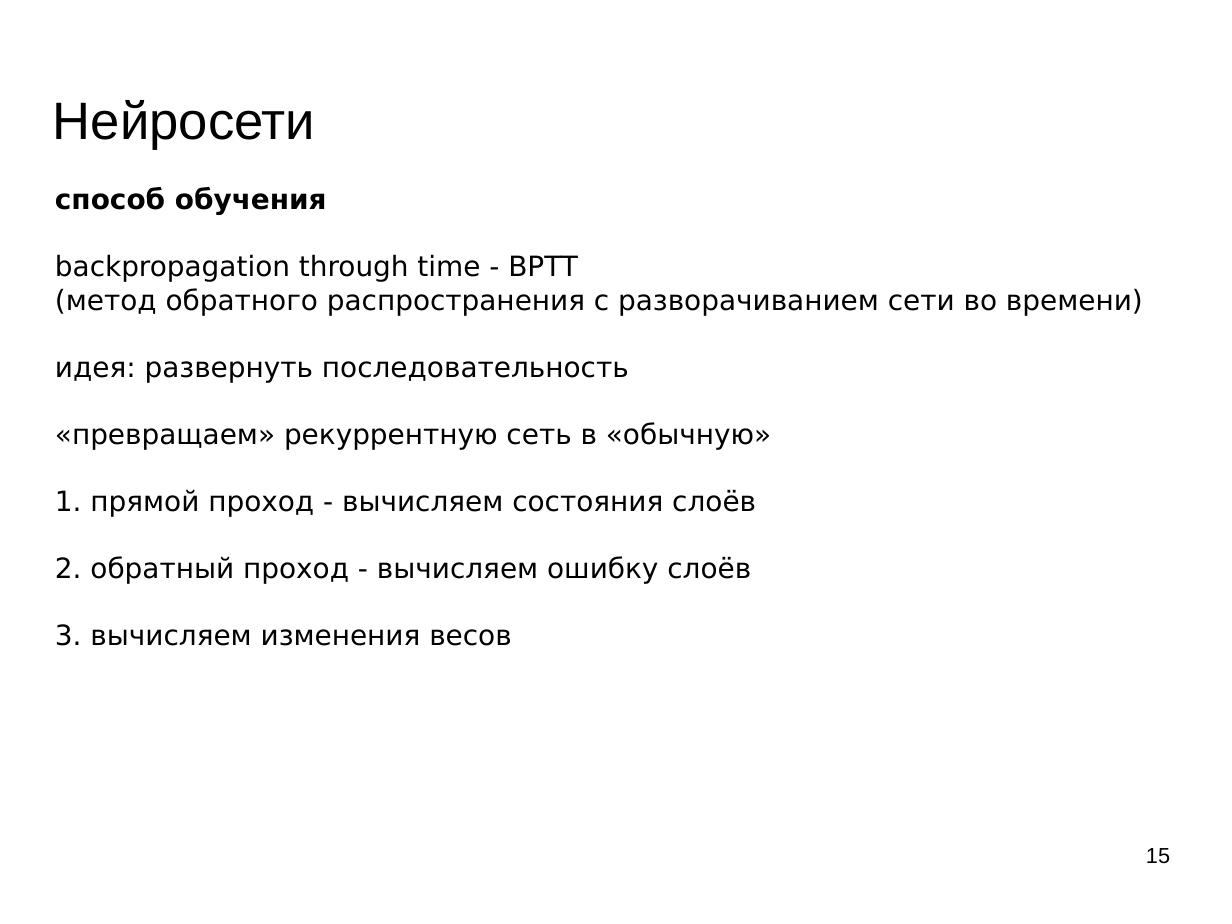
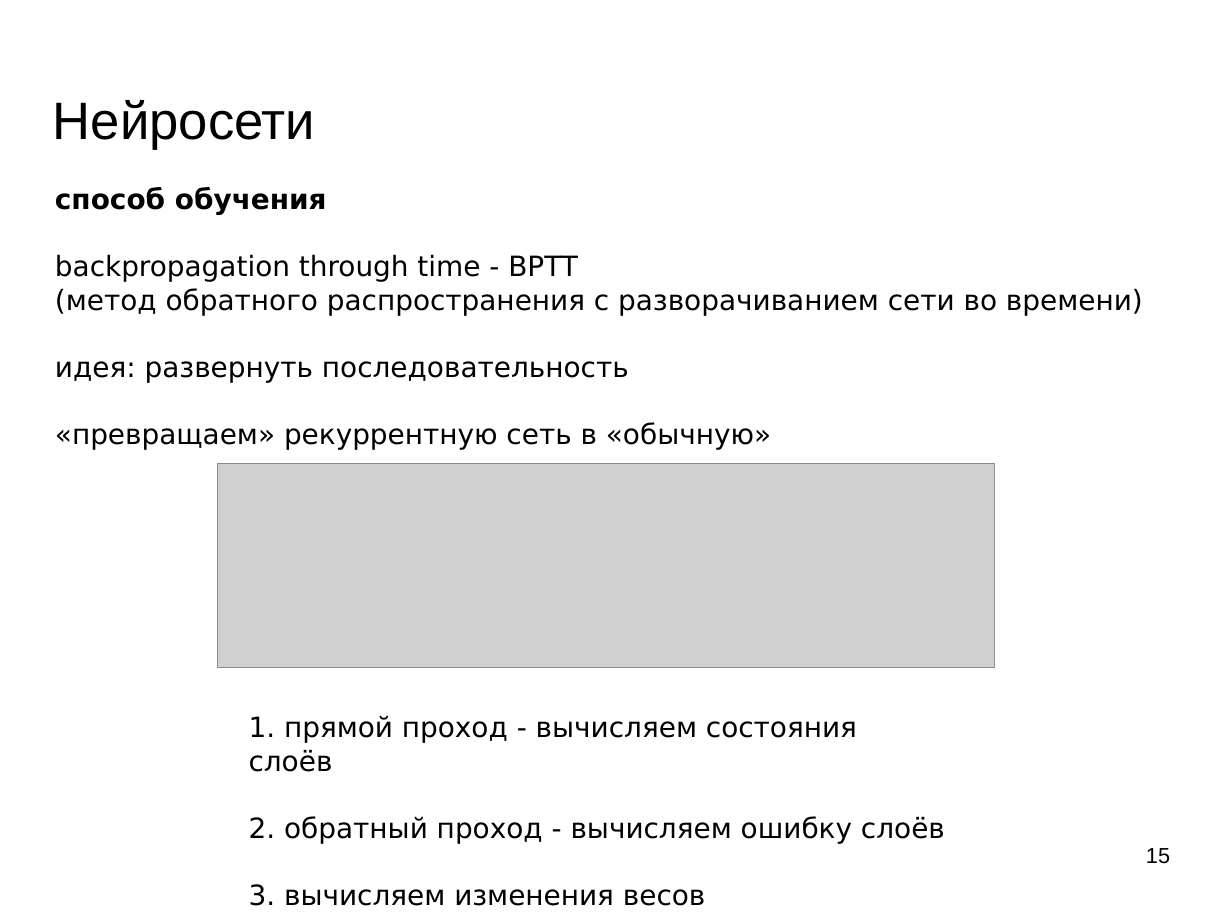
Before and after one commit to mechanoid5/ml_lectorium_legacy, a slide deck: slide 15 of 21-recurrent-ann.odp. Drawn at 1232x924 pixels with LibreOffice and Linux fonts; fonts in the diff are those of the drawing; grey boxes stand for pictures; background and template pictures are left out. Boxes give left, top, right and bottom in pixels: in the first picture for what was removed or moved away, otherwise in the second. Text is boxed around its words. In the diff, an @@ line names an element or a change of style, - is before the commit and + after.

```diff
--- a/21-recurrent-ann.odp
+++ b/21-recurrent-ann.odp
@@ picture added at [218,463,995,667] @@
@@ text at [55,489,756,646]: paragraphs removed @@
-1. прямой проход - вычисляем состояния слоёв
-2. обратный проход - вычисляем ошибку слоёв
-3. вычисляем изменения весов
@@ text added at [249,715,945,906], 18 pt, text #000000 @@
+1. прямой проход - вычисляем состояния слоёв
+2. обратный проход - вычисляем ошибку слоёв
+3. вычисляем изменения весов
```
Also in this commit, not shown: 1 other file.
